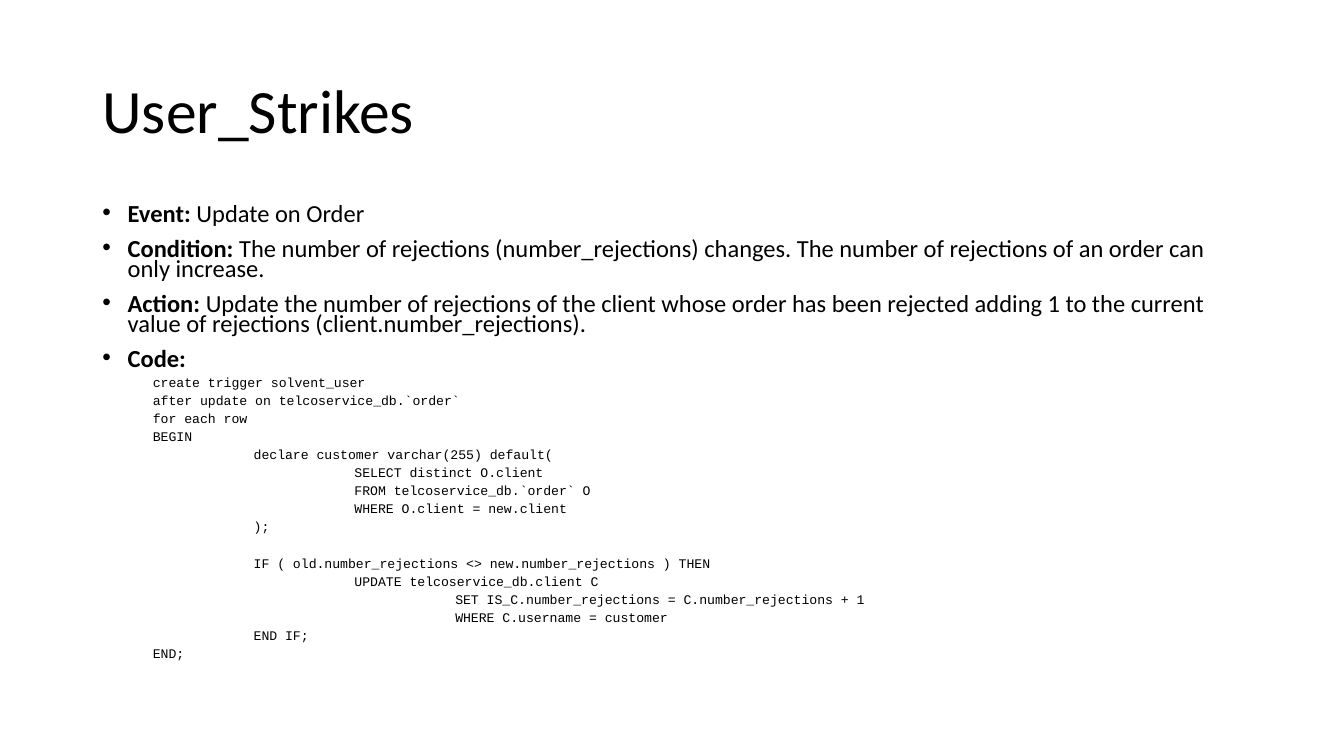
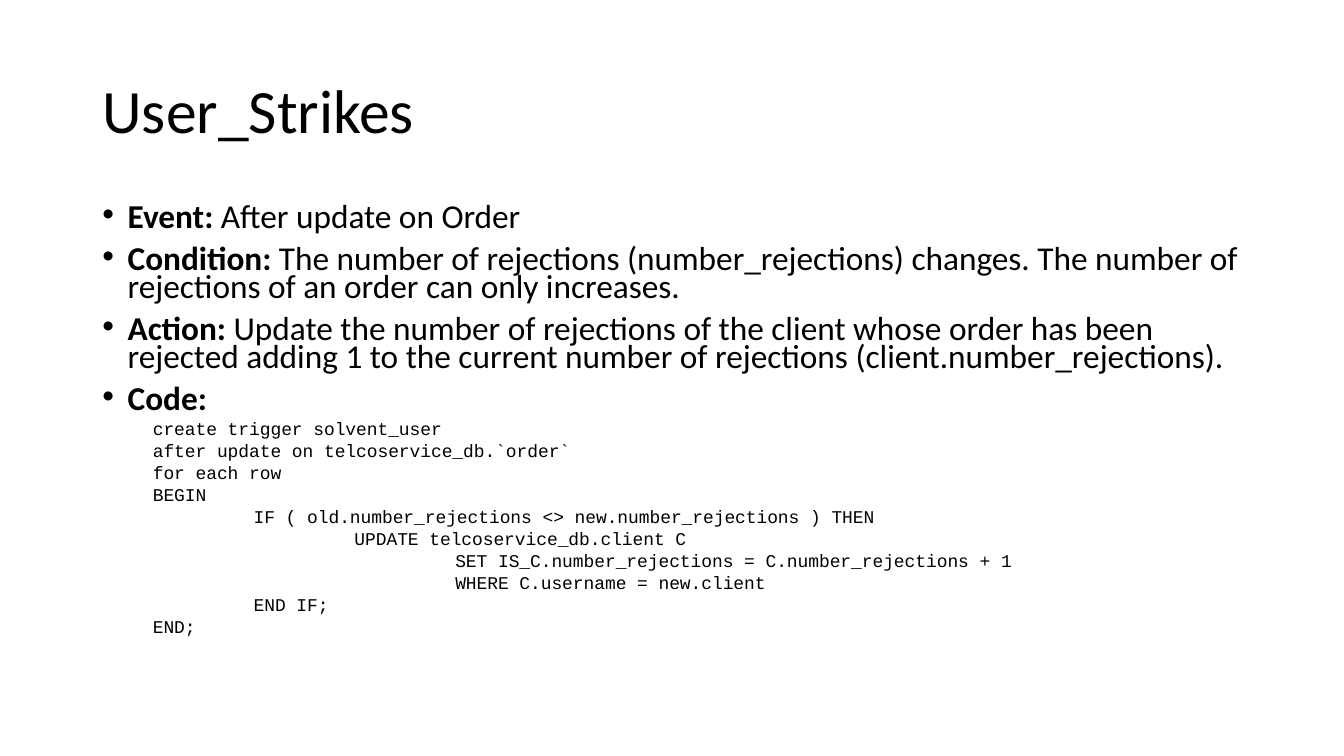
Before and after one commit to mark-2389/TelcoService_SC42, a slide deck: slide 8 of diagrams/TelcoService.pptx (slide 9 before the commit). Drawn at 1344x756 pixels with LibreOffice and Linux fonts; fonts in the diff are those of the drawing. Boxes give left, top, right and bottom in pixels: in the first picture for what was removed or moved away, otherwise in the second. Text is boxed around its words. In the diff, an @@ line names an element or a change of style, - is before the commit and + after.

```diff
--- a/diagrams/TelcoService.pptx
+++ b/diagrams/TelcoService.pptx
@@ text at (128, 205, 1238, 374): text changed; size 17.5 to 23.8 pt @@
-• Event: Update on Order
-• Condition: The number of rejections (number_rejections) changes. The number of rejections of an order can only increase.
-• Action: Update the number of rejections of the client whose order has been rejected adding 1 to the current value of rejections (client.number_rejections).
+• Event: After update on Order
+• Condition: The number of rejections (number_rejections) changes. The number of rejections of an order can only increases.
+• Action: Update the number of rejections of the client whose order has been rejected adding 1 to the current number of rejections (client.number_rejections).
@@ text at (128, 386, 1012, 637): size 17.5 to 23.8 pt in "Code:"; size 9.4 to 12.8 pt in "create trigger solvent_user", "after update on telcoservice_db.`order`", "for each row", "BEGIN" and 5 more places @@
@@ text at (254, 450, 591, 513): paragraphs removed @@
-  declare customer varchar(255) default(
-  SELECT distinct O.client
-  FROM telcoservice_db.`order` O
-  WHERE O.client = new.client
-  );
@@ text at (455, 576, 766, 589): text changed; size 9.4 to 12.8 pt @@
-  WHERE C.username = customer
+  WHERE C.username = new.client
```
Also in this commit, not shown: 20 other slides changed, 43 slides added, 13 slides removed, 4 other files.
